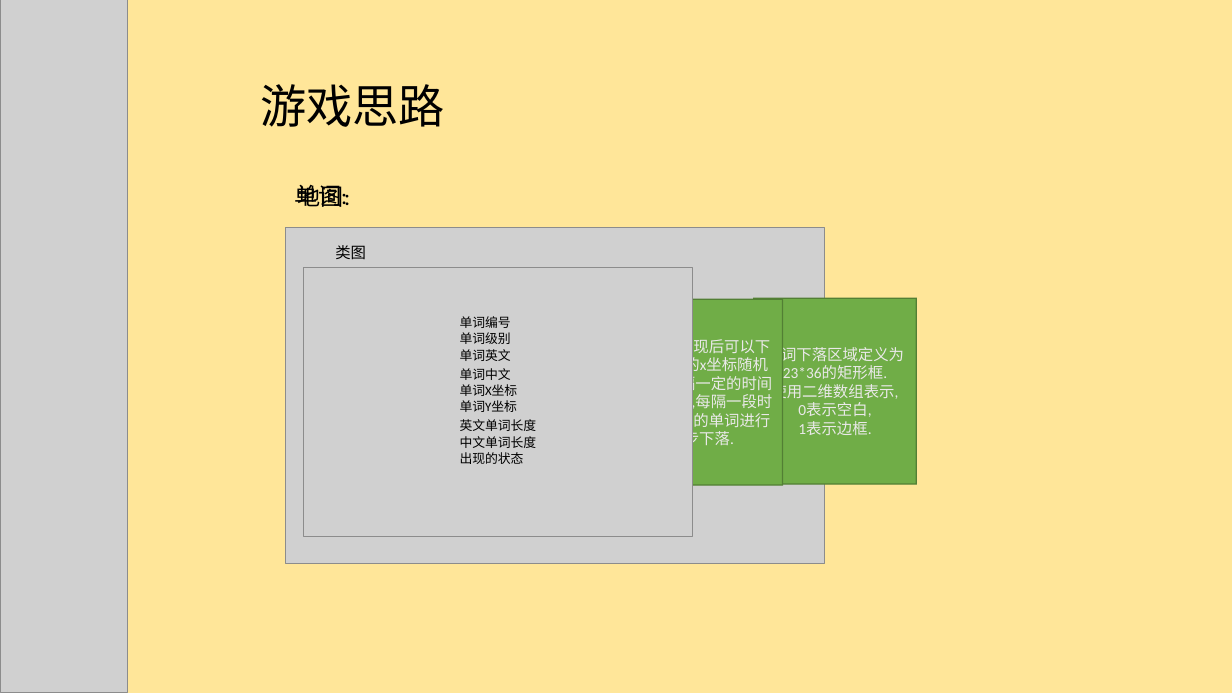
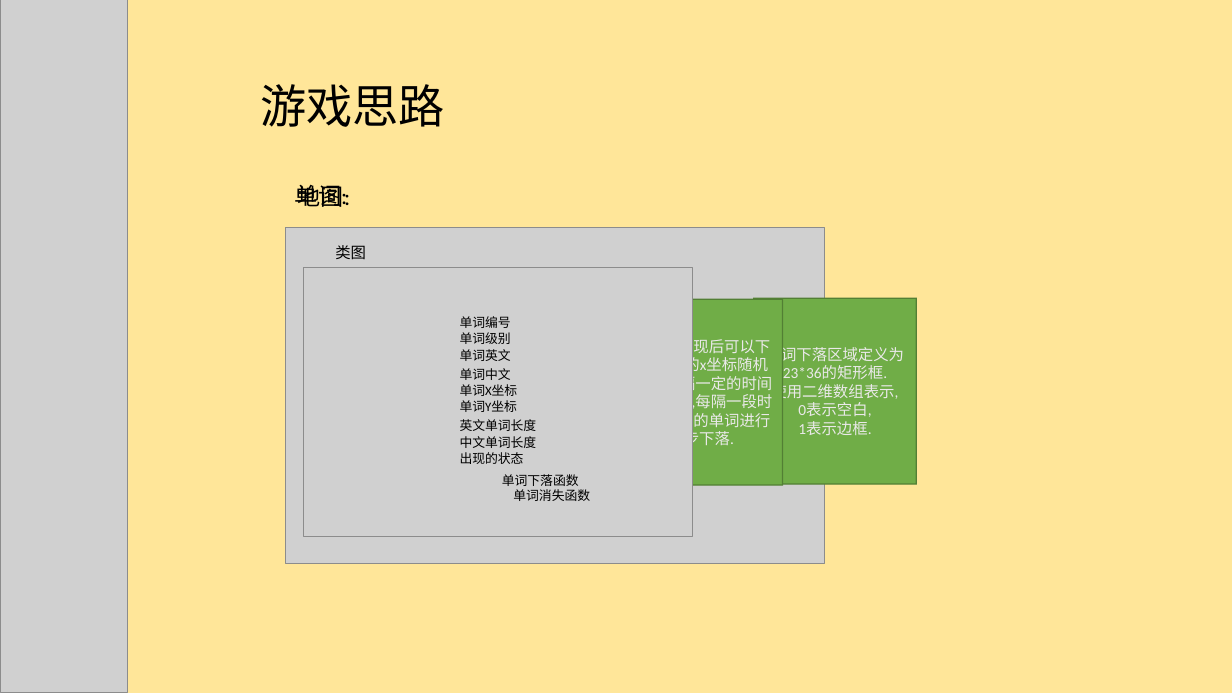
Before and after one commit to CatherineIsNotHere/MyStudyProject, a slide deck: slide 3 of 演示文稿1.pptx. Drawn at 1232x693 pixels with LibreOffice and Linux fonts; fonts in the diff are those of the drawing; grey boxes stand for pictures. Boxes give left, top, right and bottom in pixels: in the first picture for what was removed or moved away, otherwise in the second. Text is boxed around its words. In the diff, an @@ line names an element or a change of style, - is before the commit and + after.

Commit message:
20180612
ppt

```diff
--- a/演示文稿1.pptx
+++ b/演示文稿1.pptx
@@ text added at (502, 474, 579, 486), 10 pt, text #000000 @@
+单词下落函数
@@ text added at (513, 489, 590, 501), 10 pt, text #000000 @@
+单词消失函数
```
Also in this commit, not shown: 1 other slide changed.
